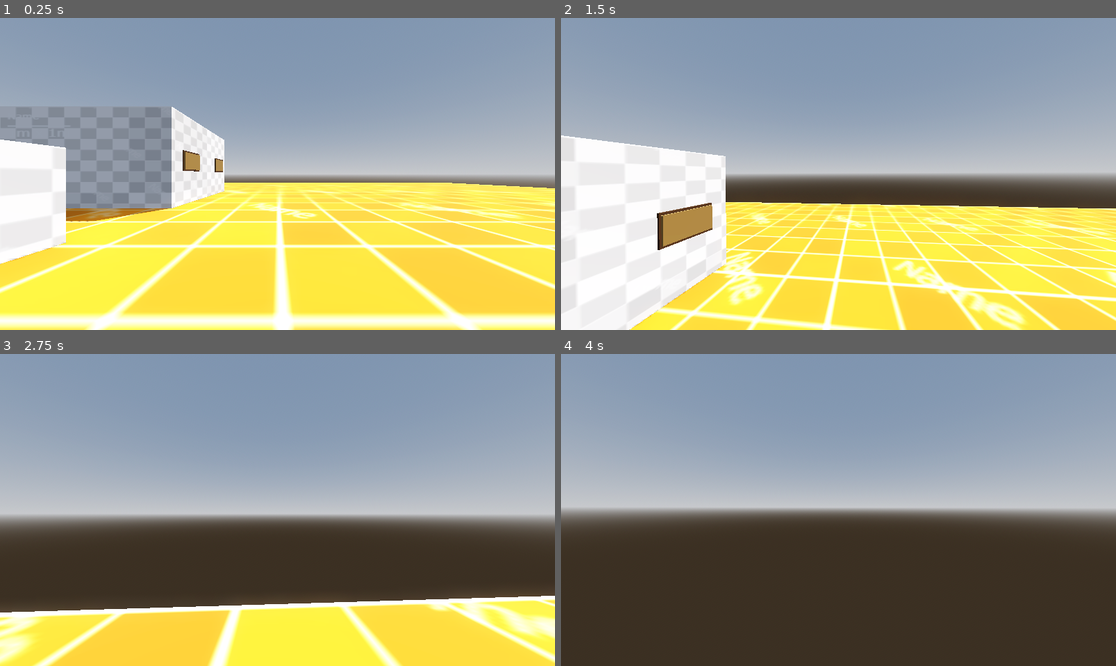
Above: before the commit, frames 1-4 (two rows, left to right).
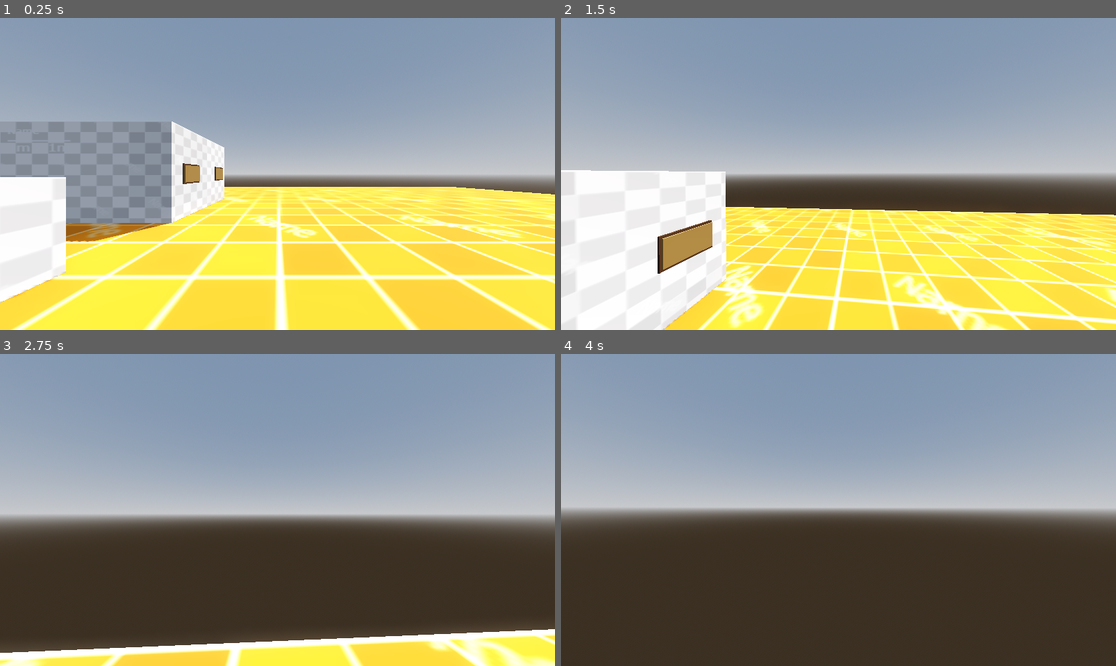
Above: after the commit, the same moments.

Repository: Wabie-Vee/Bebe-3d
Game: Godot game, scene res://level_1.tscn
The game is run twice, just before and just after one commit, with the same random seed, the same clock (stepped at 60 frames per second) and the same inputs.
Inputs (mouse positions are in pixels of both pictures, inside the frame that each line leads up to):
- Up to frame 1 (0.25 s): no input
- Up to frame 2 (1.5 s): move the mouse to (866, 174) at 0.52 s; hold W (move_forward) from 0.53 s (still down); tap E (key_interact) at 0.6 s; tap Space (move_jump) at 0.77 s; move the mouse to (810, 174) at 1.27 s; click (810, 174) at 1.35 s
- Up to frame 3 (2.75 s): keep holding W (move_forward); tap Space (move_jump) at 1.52 s; move the mouse to (288, 503) at 2.02 s; hold Shift (move_sprint) from 2.03 s (still down)
- Up to frame 4 (4 s): keep holding W (move_forward); move the mouse to (832, 516) at 2.77 s; release Shift (move_sprint) at 2.78 s; tap E (key_interact) at 2.85 s; tap Space (move_jump) at 3.02, 3.77 s; tap Enter at 3.5 s; move the mouse to (877, 513) at 3.52 s; click (877, 513) at 3.6 s

The runs differ from the first frame. In frame 1, 23% of the frame differs, in the area x 0-100%, y 28-100%; in frame 2, 20%; in frame 3, 17%; in frame 4, nothing differs.

Commit message:
Update player.tscn

Diff:
--- a/player.tscn
+++ b/player.tscn
@@ -25,7 +25,7 @@
 [node name="CameraPivot" type="Node3D" parent="Pivot"]
 
 [node name="CameraRig" type="Node3D" parent="Pivot/CameraPivot"]
-transform = Transform3D(1, 0, 0, 0, 1, 0, 0, 0, 1, 0, 0.0324997, 0)
+transform = Transform3D(1, 0, 0, 0, 1, 0, 0, 0, 1, 0, 0.475, 0)
 
 [node name="GameCamera" type="Camera3D" parent="Pivot/CameraPivot/CameraRig"]
 
